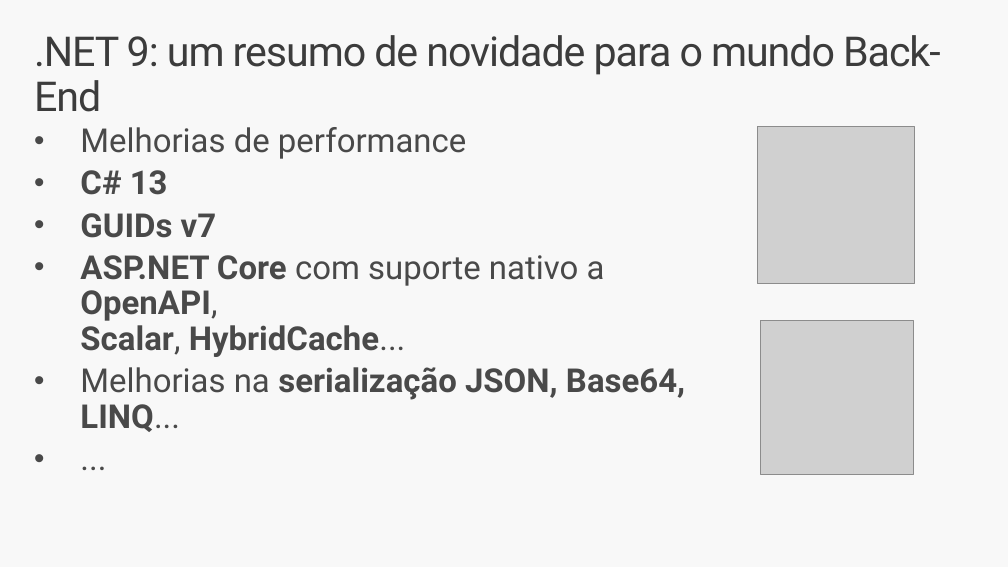
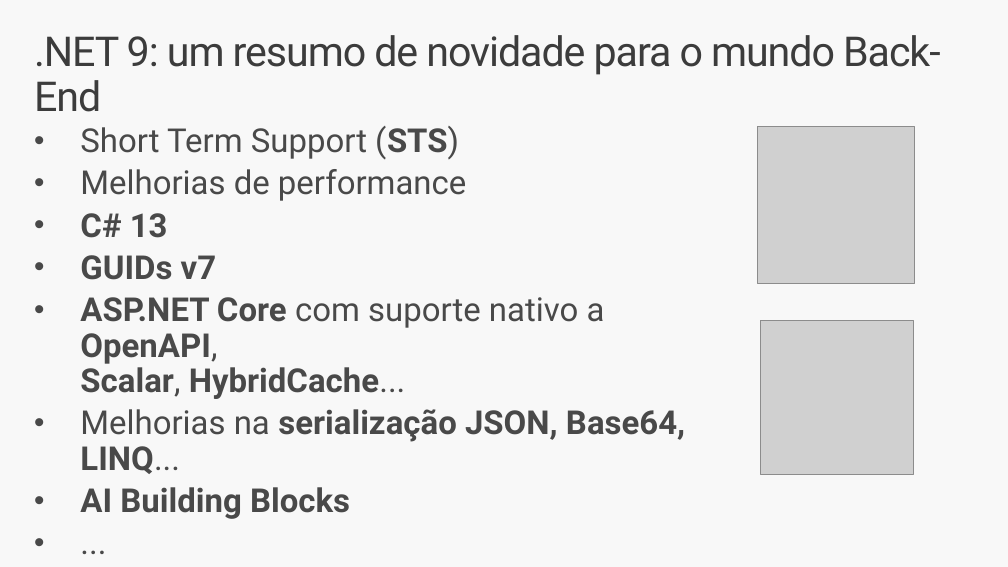
Before and after one commit to renatogroffe/DotNet9_DEVPIRA-2025-01, a slide deck: slide 4 of slides/.NET 9 DevPira Janeiro-2025.pptx. Drawn at 1008x567 pixels with LibreOffice and Linux fonts; fonts in the diff are those of the drawing; grey boxes stand for pictures. Boxes give left, top, right and bottom in pixels: in the first picture for what was removed or moved away, otherwise in the second. Text is boxed around its words. In the diff, an @@ line names an element or a change of style, - is before the commit and + after.

Commit message:
Ajustes

```diff
--- a/slides/.NET 9 DevPira Janeiro-2025.pptx
+++ b/slides/.NET 9 DevPira Janeiro-2025.pptx
@@ text at (x1=80, y1=126, x2=459, y2=160): paragraph added @@
+• Short Term Support (STS)
@@ text at (x1=80, y1=487, x2=350, y2=519): paragraph added @@
+• AI Building Blocks
```
